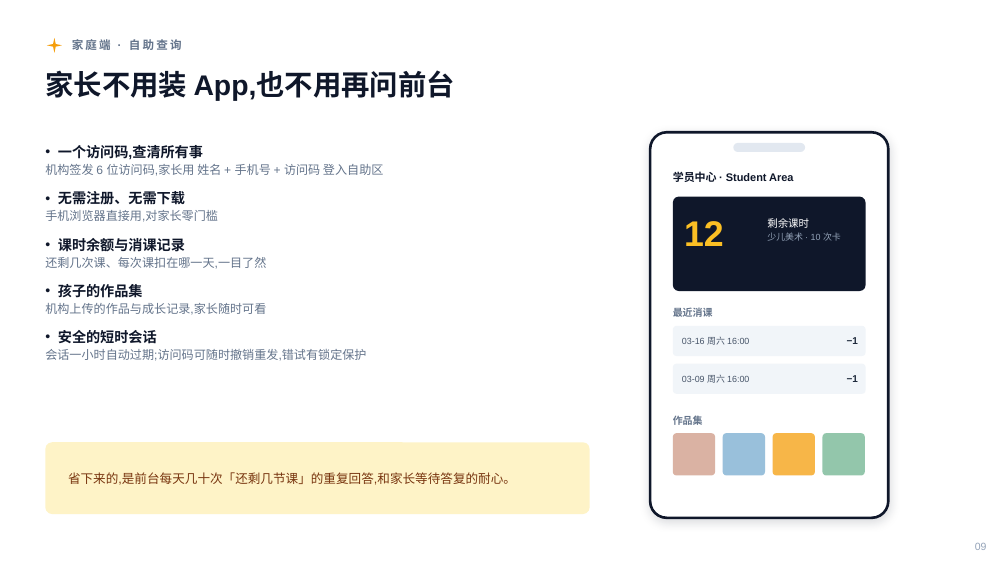
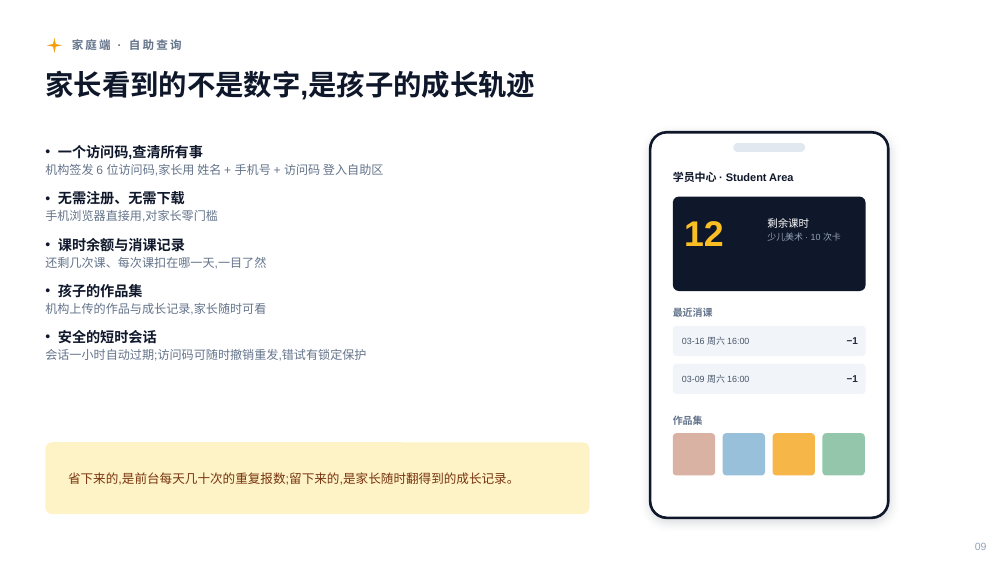
Before and after one commit to kenshinice-ai/studio-saas, a slide deck: slide 9 of docs/sales/PWE_StudioSaaS_销售介绍.pptx. Drawn at 1008x567 pixels with LibreOffice and Linux fonts; fonts in the diff are those of the drawing. Boxes give left, top, right and bottom in pixels: in the first picture for what was removed or moved away, otherwise in the second. Text is boxed around its words. In the diff, an @@ line names an element or a change of style, - is before the commit and + after.

```diff
--- a/docs/sales/PWE_StudioSaaS_销售介绍.pptx
+++ b/docs/sales/PWE_StudioSaaS_销售介绍.pptx
@@ text at (45,70,535,100): text changed @@
-家长不用装 App,也不用再问前台
+家长看到的不是数字,是孩子的成长轨迹
@@ text at (68,472,519,485): text changed @@
-省下来的,是前台每天几十次「还剩几节课」的重复回答,和家长等待答复的耐心。
+省下来的,是前台每天几十次的重复报数;留下来的,是家长随时翻得到的成长记录。
```
Also in this commit, not shown: 12 other slides changed, 4 other files.
